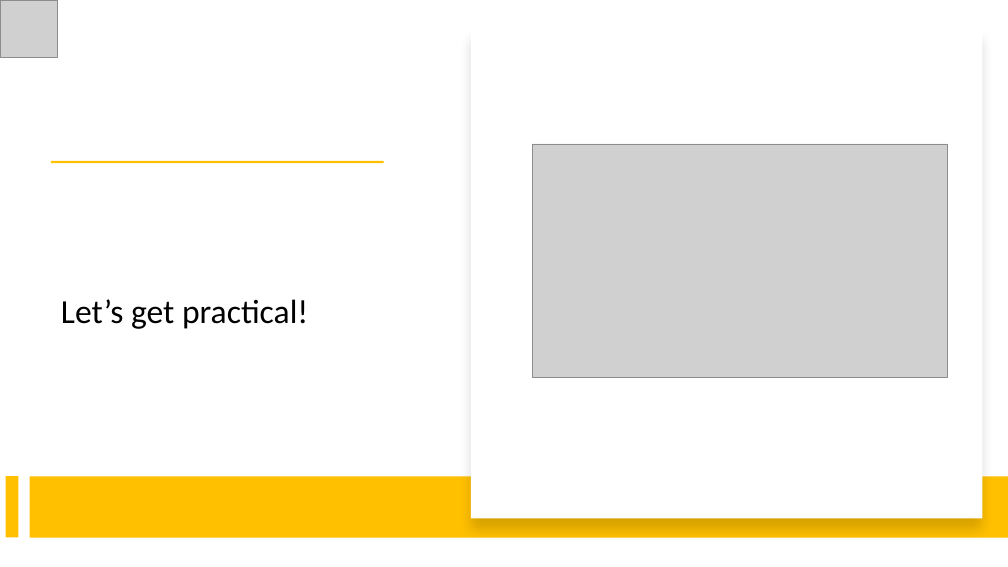
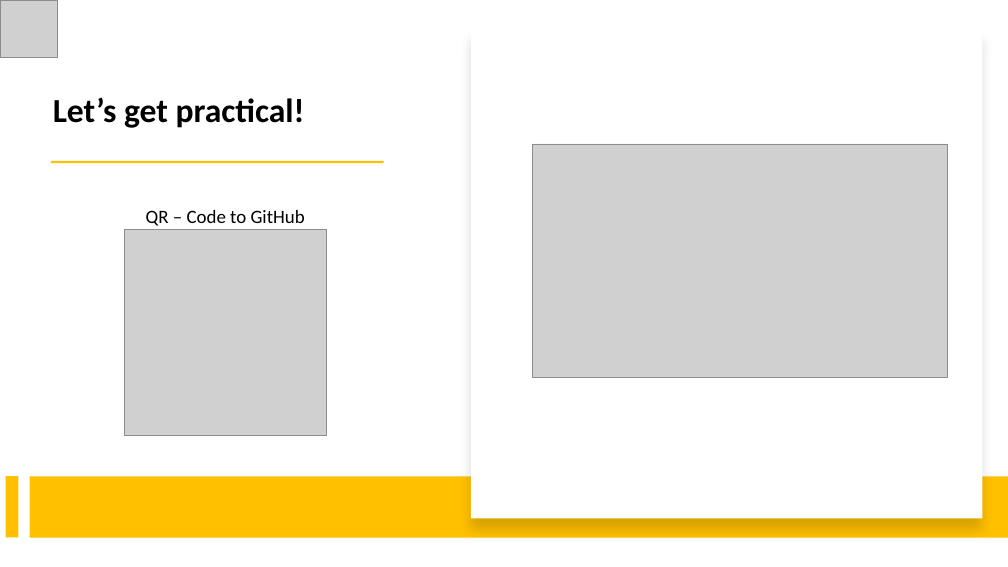
Before and after one commit to royn5618/PyConIreland_23, a slide deck: slide 23 of Slides.pptx (slide 21 before the commit). Drawn at 1008x567 pixels with LibreOffice and Linux fonts; fonts in the diff are those of the drawing; grey boxes stand for pictures. Boxes give left, top, right and bottom in pixels: in the first picture for what was removed or moved away, otherwise in the second. Text is boxed around its words. In the diff, an @@ line names an element or a change of style, - is before the commit and + after.

```diff
--- a/Slides.pptx
+++ b/Slides.pptx
@@ text "Let’s get practical!": place and size @@
-text "Let’s get practical!" at [61,299,308,329]
+text "Let’s get practical!" at [53,97,305,128]
@@ text "Let’s get practical!" at [53,97,305,128]: bold on; line spacing 0.9 to 1; less space between paragraphs; vertical alignment middle to top @@
@@ picture added at [124,229,326,436] @@
@@ text added at [146,210,305,226], 18 pt, text #000000 @@
+QR – Code to GitHub
```
Also in this commit, not shown: 5 other slides changed, 2 slides added.
